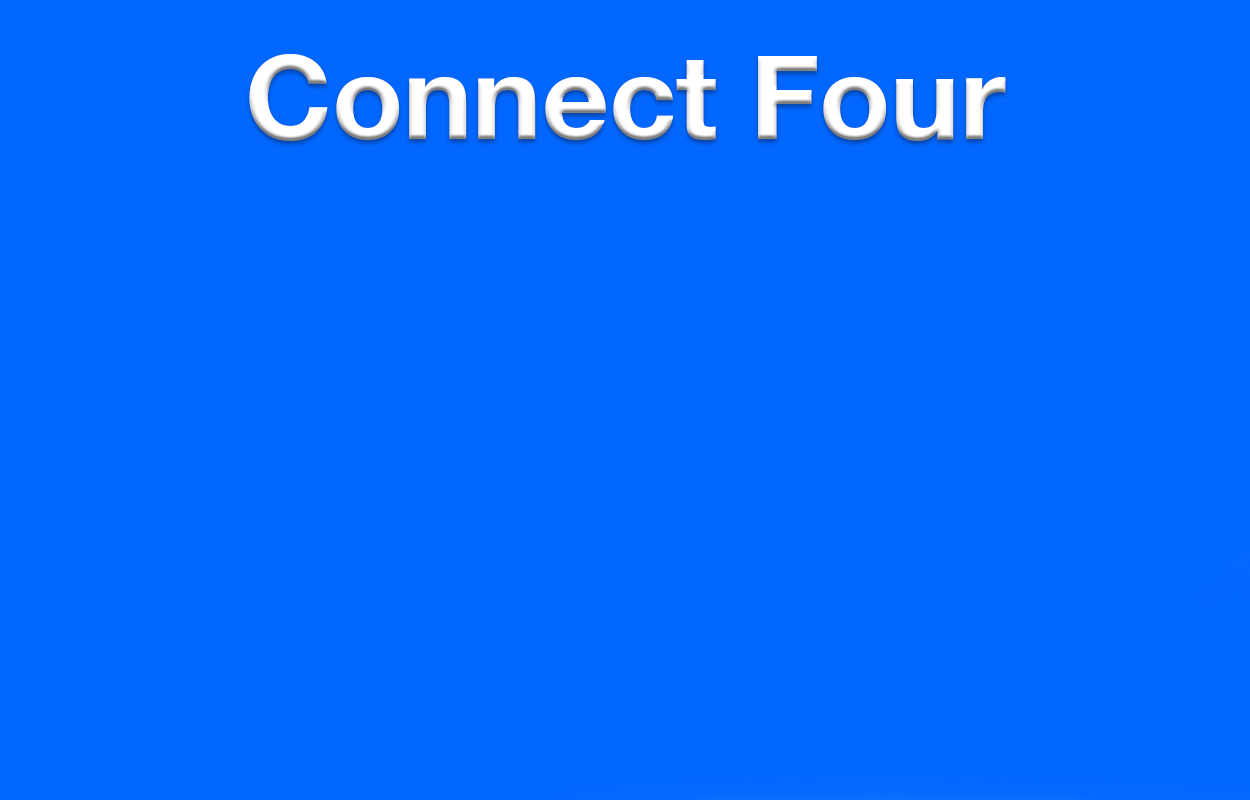
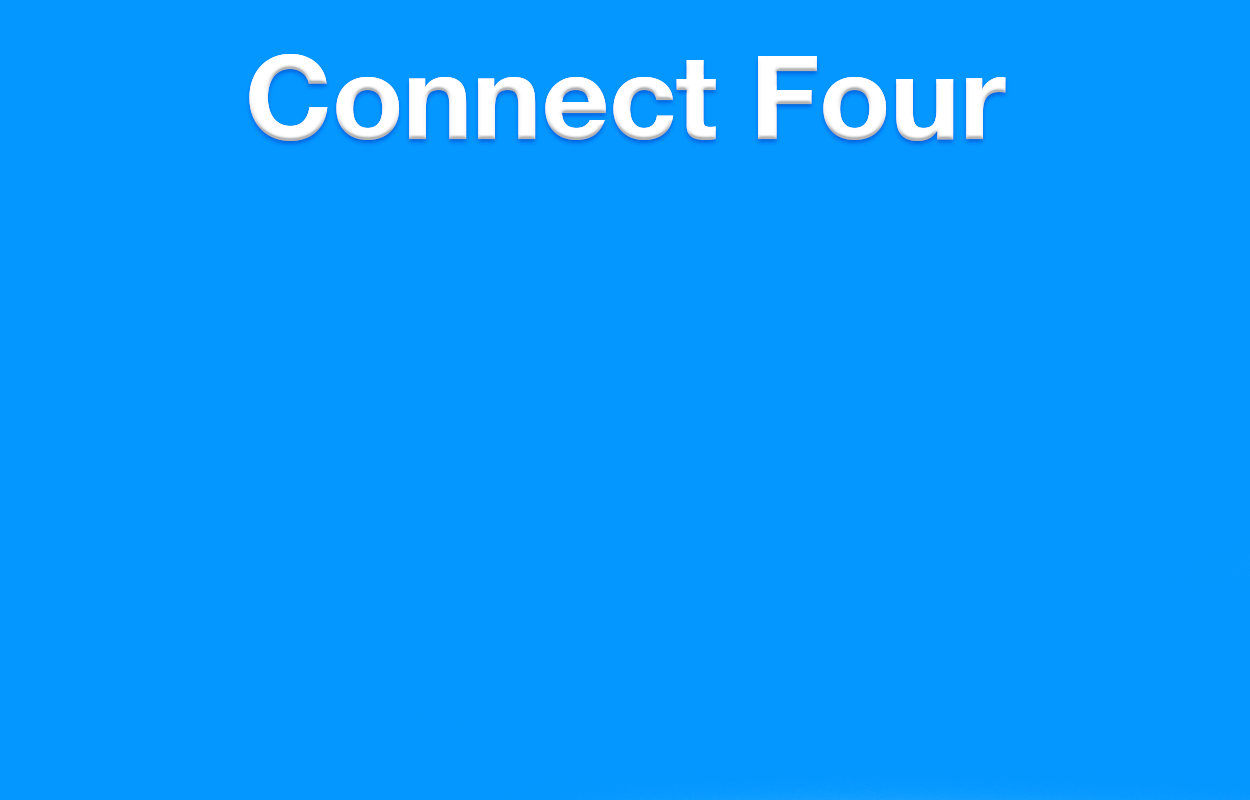
Layered file, before and after one edit (1250px x 800px). Changes by layer:
pixels changed over [left=0, top=0, right=1250, bottom=800] (layer not identified)
